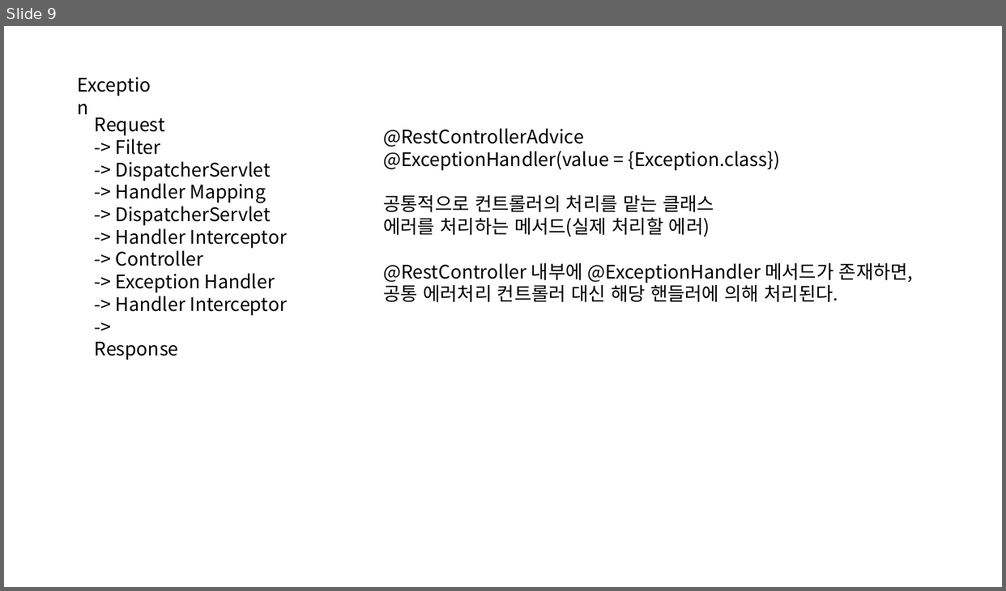
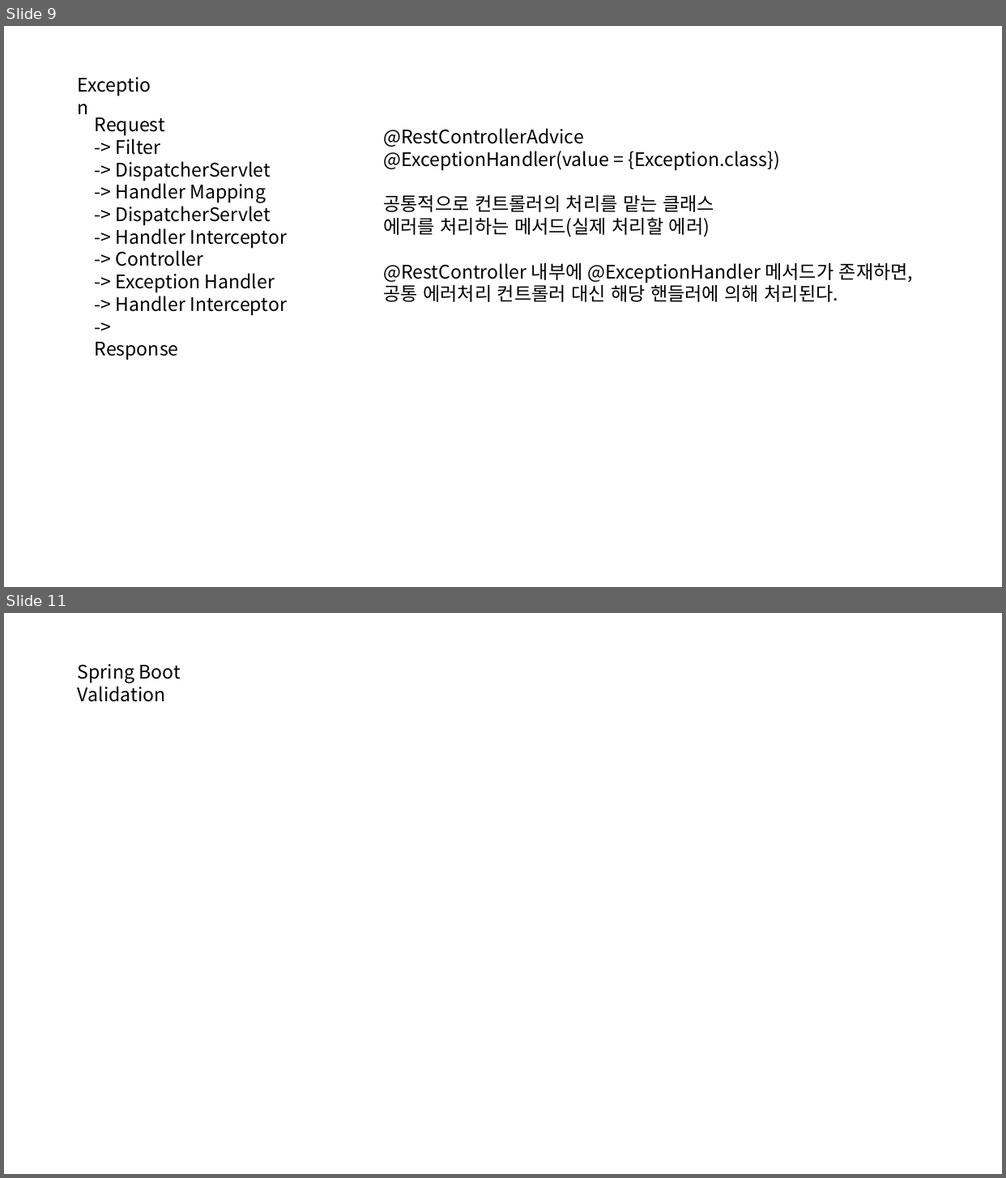
Before and after one commit to Goo-hyunwoo/fc-rest-api, a slide deck: rest-api.pptx. Shown one above the other, each under a label of ours: slide 9 before the commit, slides 9 and 11 after it; the slides between them are not shown. The pictures are 1006x591 and 1006x1178 pixels, drawn with LibreOffice and Linux fonts; fonts in the diff are those of the drawing. Boxes give left, top, right and bottom in pixels: in the first picture for what was removed or moved away, otherwise in the second. Text is boxed around its words. In the diff, an @@ line names an element or a change of style, - is before the commit and + after.

```diff
--- a/rest-api.pptx
+++ b/rest-api.pptx
@@ slide 11 added at (4,613,1002,1174), background #FFFFFF @@
@@ text added at (78,664,180,702), 18 pt, text #000000 @@
+Spring Boot Validation
```
Also in this commit, not shown: 1 other slide added, 5 other files.
